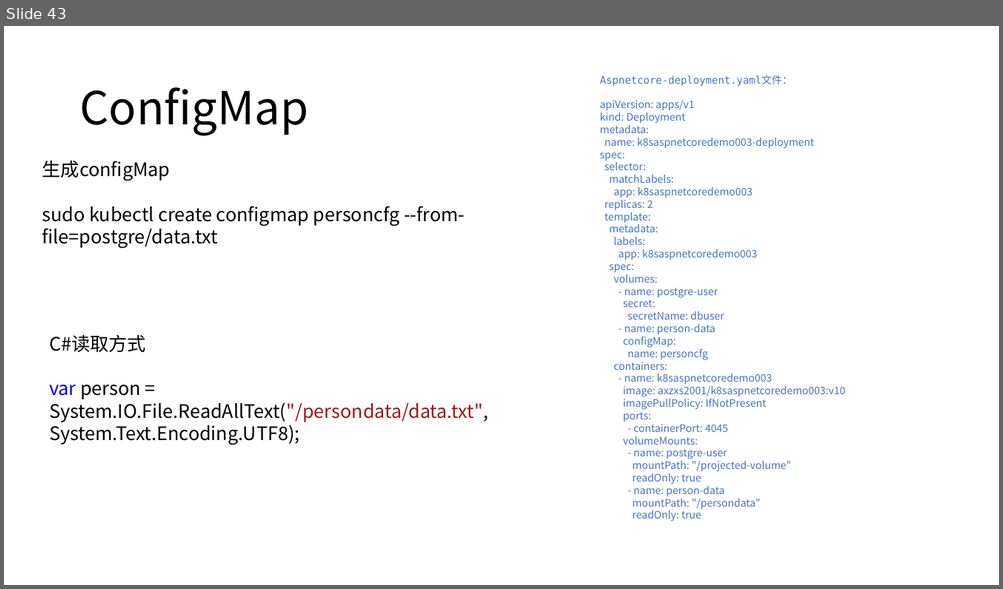
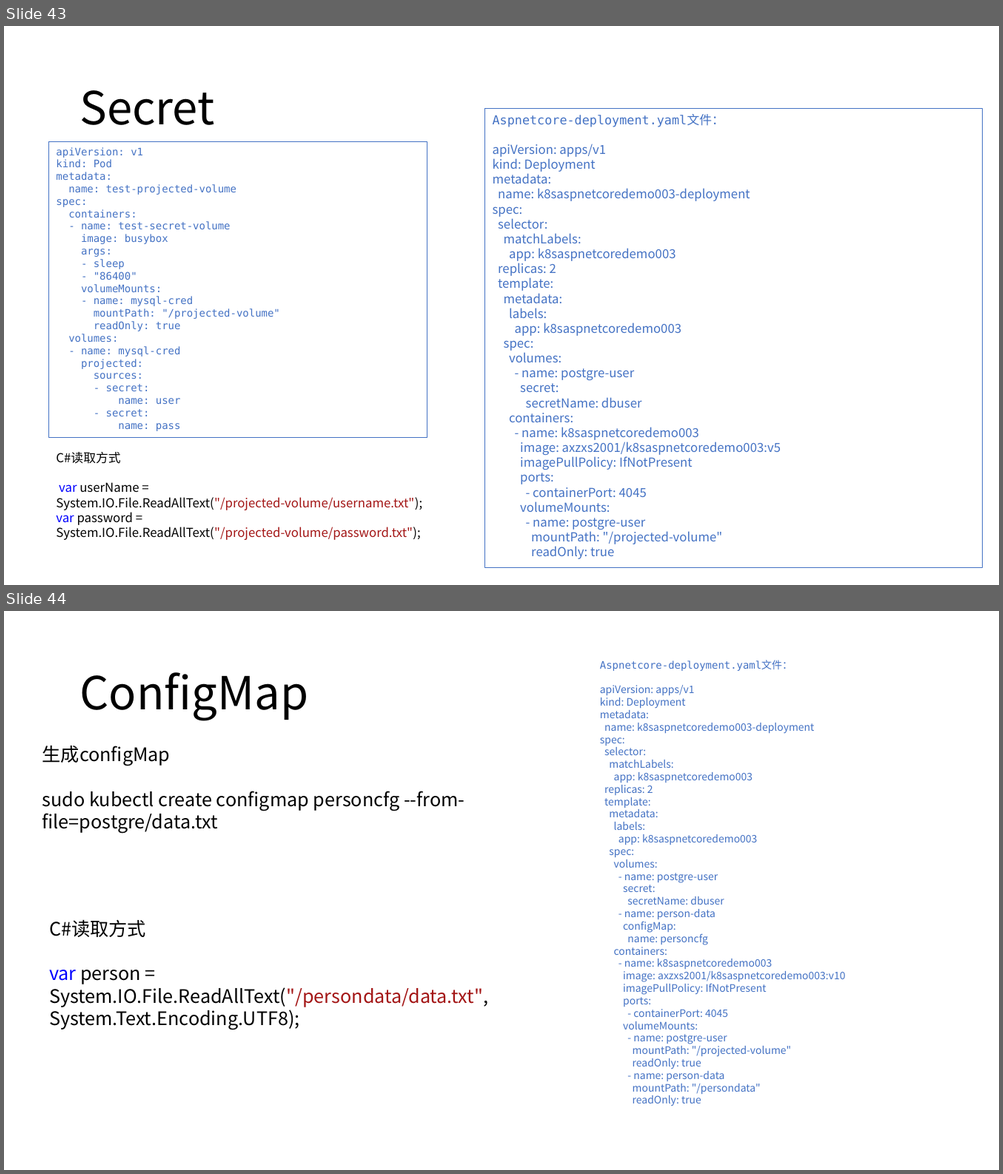
Before and after one commit to axzxs2001/kubernetes-netcore, a slide deck: kubernetes-netcore/kubernetes.pptx. Shown one above the other, each under a label of ours: slide 43 before the commit, slides 43 and 44 after it. The pictures are 1003x589 and 1003x1174 pixels, drawn with LibreOffice and Linux fonts; fonts in the diff are those of the drawing; background and template pictures are left out. Boxes give left, top, right and bottom in pixels: in the first picture for what was removed or moved away, otherwise in the second. Text is boxed around its words. In the diff, an @@ line names an element or a change of style, - is before the commit and + after.

```diff
--- a/kubernetes-netcore/kubernetes.pptx
+++ b/kubernetes-netcore/kubernetes.pptx
@@ slide 43 added at (4, 26, 999, 585), background #FFFFFF @@
@@ title added at (79, 90, 214, 125), 44 pt, text #000000 @@
+Secret
@@ rectangle added at (485, 108, 983, 568), outline #4472C4 0.75 pt, 12 pt, text #4472C4 @@
+Aspnetcore-deployment.yaml文件：
+apiVersion: apps/v1
+kind: Deployment
+metadata:
+name: k8saspnetcoredemo003-deployment
+spec:
+selector:
+matchLabels:
+app: k8saspnetcoredemo003
+replicas: 2
+template:
+metadata:
+labels:
+app: k8saspnetcoredemo003
+spec:
+volumes:
+- name: postgre-user
+secret:
+secretName: dbuser
+containers:
+- name: k8saspnetcoredemo003
+image: axzxs2001/k8saspnetcoredemo003:v5
+imagePullPolicy: IfNotPresent
+ports:
+- containerPort: 4045
+volumeMounts:
+- name: postgre-user
+mountPath: "/projected-volume"
+readOnly: true
@@ rectangle added at (48, 141, 427, 438), outline #4472C4 0.75 pt, 10 pt, text #4472C4 @@
+apiVersion: v1
+kind: Pod
+metadata:
+name: test-projected-volume
+spec:
+containers:
+- name: test-secret-volume
+image: busybox
+args:
+- sleep
+- "86400"
+volumeMounts:
+- name: mysql-cred
+mountPath: "/projected-volume"
+readOnly: true
+volumes:
+- name: mysql-cred
+projected:
+sources:
+- secret:
+name: user
+- secret:
+name: pass
@@ text added at (56, 452, 422, 540), 12 pt, text #000000 @@
+C#读取方式
+var userName = System.IO.File.ReadAllText("/projected-volume/username.txt");
+var password = System.IO.File.ReadAllText("/projected-volume/password.txt");
@@ what was slide 43 is now slide 44 @@
```
Also in this commit, not shown: 2 other slides added.
